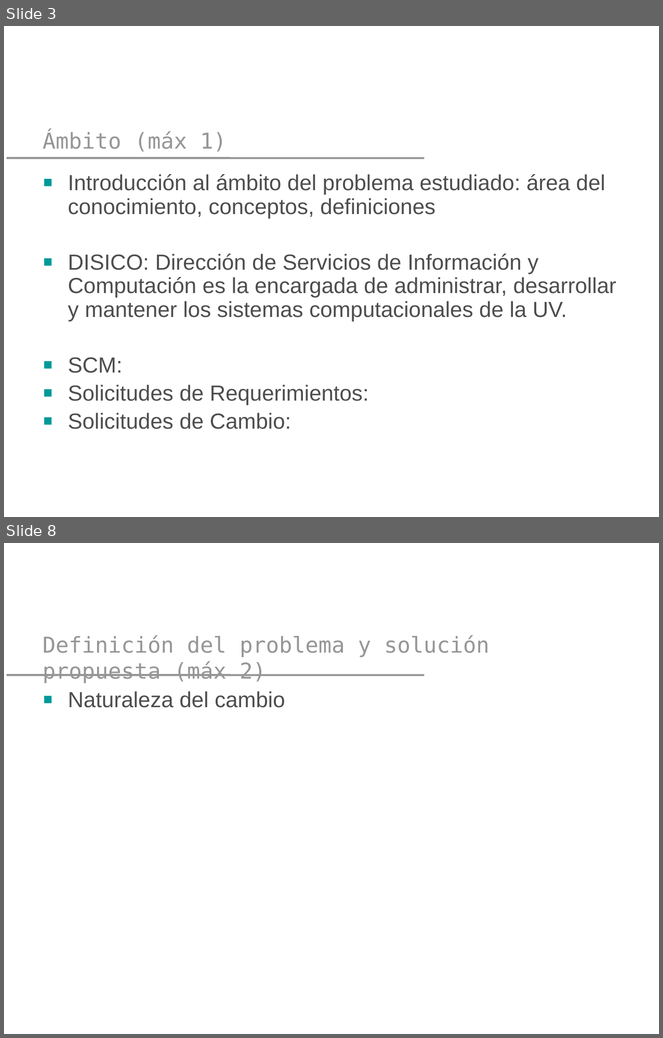
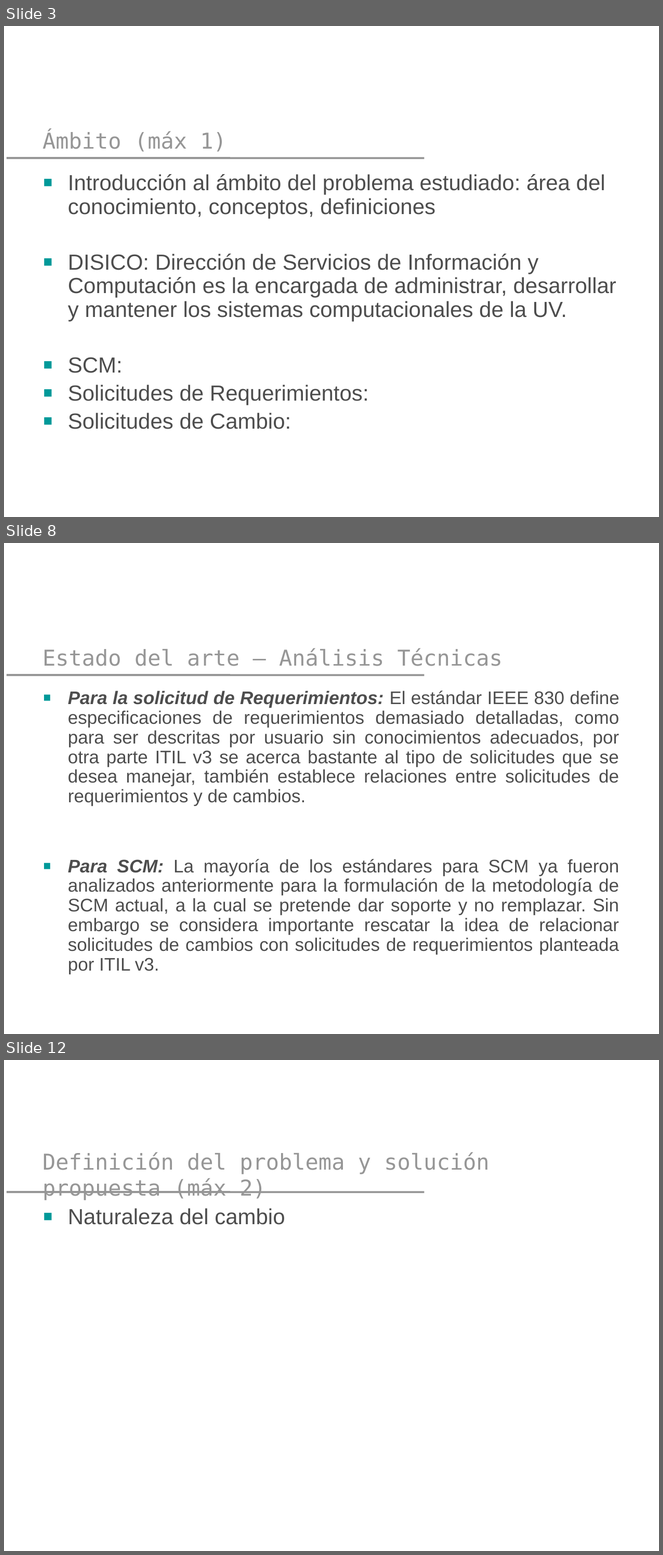
Before and after one commit to yano2h/TESIS, a slide deck: Presentaciones/Plantilla Pres 2_2012.pptx. Shown one above the other, each under a label of ours: slides 3 and 8 before the commit, slides 3, 8 and 12 after it; the slides between them are not shown. The pictures are 663x1038 and 663x1555 pixels, drawn with LibreOffice and Linux fonts; fonts in the diff are those of the drawing; background and template pictures are left out. Boxes give left, top, right and bottom in pixels: in the first picture for what was removed or moved away, otherwise in the second. Text is boxed around its words. In the diff, an @@ line names an element or a change of style, - is before the commit and + after.

```diff
--- a/Presentaciones/Plantilla Pres 2_2012.pptx
+++ b/Presentaciones/Plantilla Pres 2_2012.pptx
@@ slide 8 added at bbox=[4, 543, 659, 1034], background picture (left out); not listed: 1 template element that a slide beside it also shows @@
@@ title added at bbox=[42, 648, 503, 666], 24 pt, text #969696 @@
+Estado del arte – Análisis Técnicas
@@ text added at bbox=[68, 691, 620, 974], 20 pt, text #4D4D4D @@
+■ Para la solicitud de Requerimientos: El estándar IEEE 830 define especificaciones de requerimientos demasiado detalladas, como para ser descritas por usuario sin conocimientos adecuados, por otra parte ITIL v3 se acerca bastante al tipo de solicitudes que se desea manejar, también establece relaciones entre solicitudes de requerimientos y de cambios.
+■ Para SCM: La mayoría de los estándares para SCM ya fueron analizados anteriormente para la formulación de la metodología de SCM actual, a la cual se pretende dar soporte y no remplazar. Sin embargo se considera importante rescatar la idea de relacionar solicitudes de cambios con solicitudes de requerimientos planteada por ITIL v3.
@@ what was slide 8 is now slide 12 @@
```
Also in this commit, not shown: 12 slides changed, 7 other slides added, 4 slides removed.
